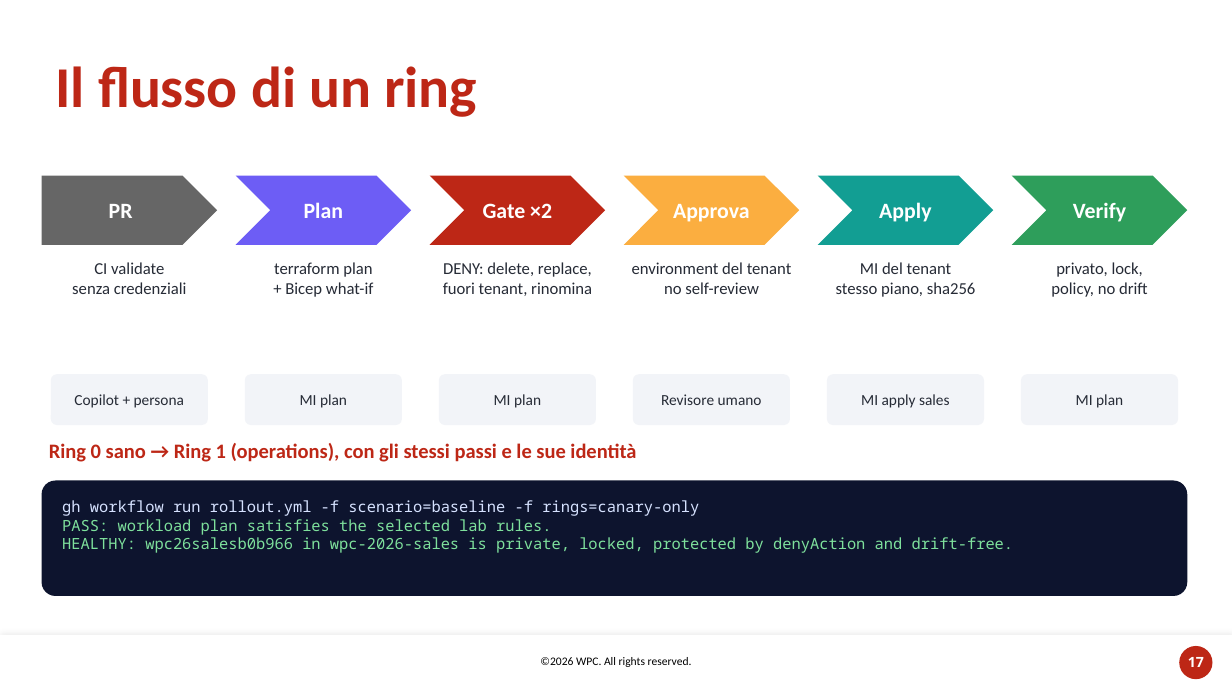
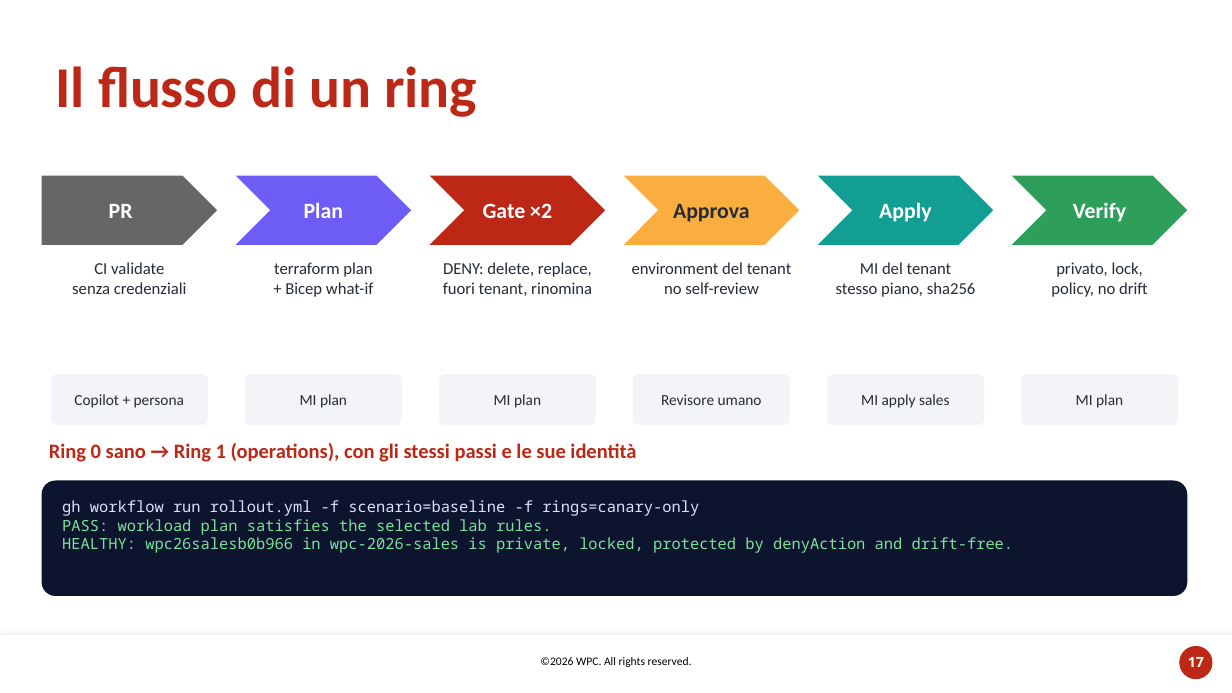
Before and after one commit to carlosacchi/wpc-2026, a slide deck: slide 17 of docs/session/out/WPC2026-Copilot-sotto-controllo.pptx. Drawn at 1232x693 pixels with LibreOffice and Linux fonts; fonts in the diff are those of the drawing; background and template pictures are left out. Boxes give left, top, right and bottom in pixels: in the first picture for what was removed or moved away, otherwise in the second. Text is boxed around its words. In the diff, an @@ line names an element or a change of style, - is before the commit and + after.

```diff
--- a/docs/session/out/WPC2026-Copilot-sotto-controllo.pptx
+++ b/docs/session/out/WPC2026-Copilot-sotto-controllo.pptx
@@ chevron "Approva" at <box>624,176,799,245</box>: text colour #FFFFFF to #262B36 @@
```
Also in this commit, not shown: 12 other slides changed, 6 slides added, 5 slides removed, 4 other files.
